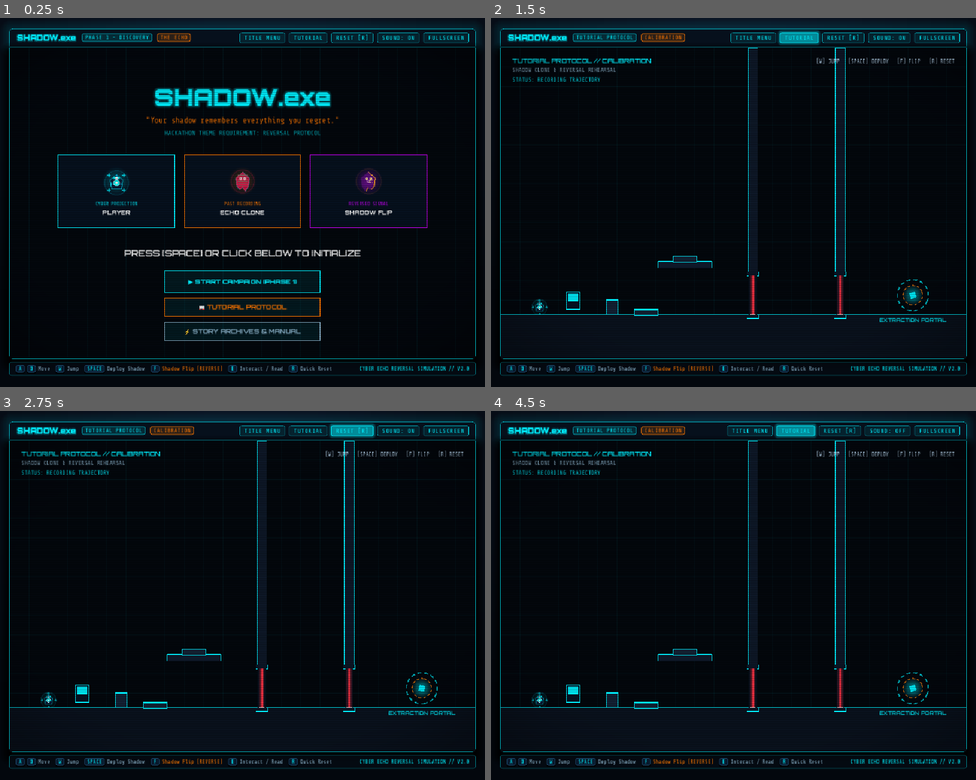
Above: before the commit, frames 1-4 (two rows, left to right).
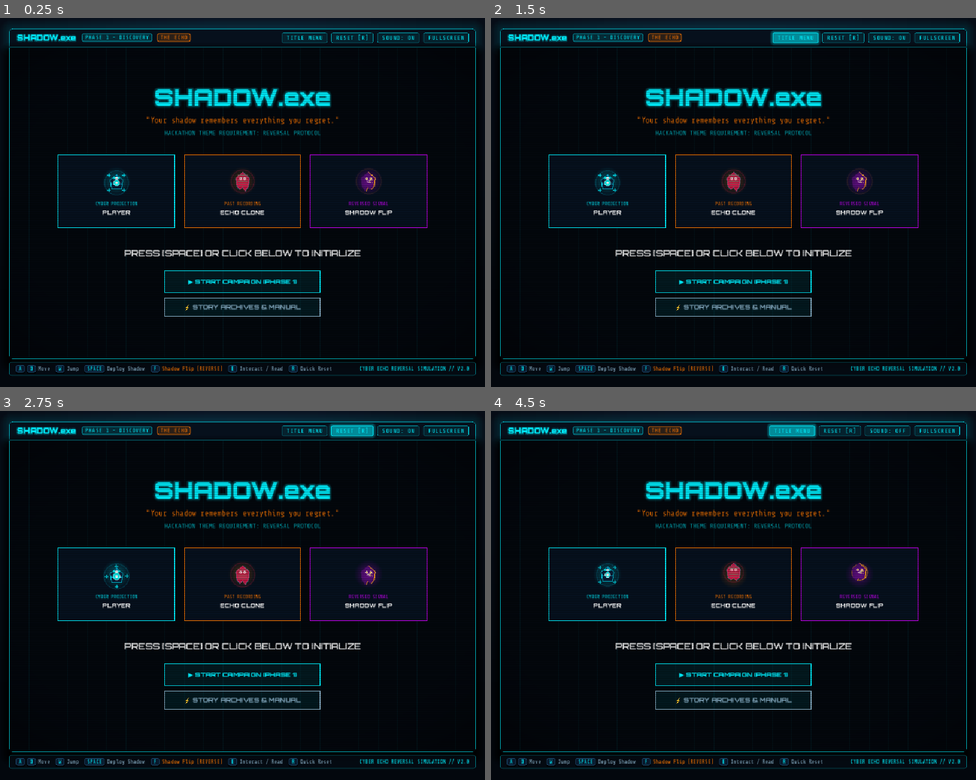
Above: after the commit, the same moments.

Repository: kirtansukhadiya/SHADOW.exe
Game: Godot game, scene res://scenes/WebGame.tscn
Two runs of this game, one before a commit and one after it. Both use one fixed random seed, a clock stepped at 60 frames per second and the inputs below.
Inputs (mouse positions are in pixels of both pictures, inside the frame that each line leads up to):
- Up to frame 1 (0.25 s): no input
- Up to frame 2 (1.5 s): click "TITLE MENU" at 0.5 s; click (801, 36) at 1.25 s, where only the run before the commit has a clickable "TUTORIAL"
- Up to frame 3 (2.75 s): click "RESET [R]" at 2 s
- Up to frame 4 (4.5 s): click "SOUND: ON" at 2.75 s; click "TITLE MENU" at 3.5 s; click (796, 429) at 4.25 s, where only the run before the commit has a clickable "TUTORIAL"

The runs differ from the first frame. In frame 1, 0.9% of the frame differs, in the area x 33-67%, y 3-88%; in frame 2, 8.3%, in the area x 2-98%, y 3-83%; in frame 3, 8.3%; in frame 4, 8.3%.

Commit message:
Rebuild level 1 so the Shadow Flip (reverse) is mandatory
The old level could be finished with a forward echo alone. New layout:
Door 1 needs Plate B and Door 2 needs Plate A, but Plate A sits on a
one-way spawn ledge (180px drop, jump ~133px), so every recording visits
A before B. A forward replay presses them in the wrong order; flipping
walks the echo back over B and then up to A.

- Keep only level 1 for now (tutorial and phases 2-3 removed)
- Remove the tutorial buttons from the title screen and top bar
- Manual and terminal text point players to the reverse mechanic

Diff:
--- a/scripts/web_game.gd
+++ b/scripts/web_game.gd
@@ -32,127 +32,48 @@
 
 enum State { MENU, PLAYING, VICTORY }
 
-# Level definitions copied from the web build.
+# Level definitions. Every level must REQUIRE the Shadow Flip (theme: REVERSE).
+# (Tutorial and phases 2-3 were removed while levels are being rebuilt;
+# they are in git history before this change.)
 const LEVELS := [
-	# LEVEL 0: TUTORIAL PROTOCOL
-	{
-		"name": "TUTORIAL PROTOCOL",
-		"phase": "CALIBRATION",
-		"subtitle": "SHADOW CLONE & REVERSAL REHEARSAL",
-		"spawn": [80, 520],
-		"solids": [
-			[0, 550, 960, 90, "#0a121e"],
-			[218, 520, 24, 30, "#142236"],
-			[325, 440, 110, 14, "#101c2e"],
-			[510, 0, 20, 470, "#0e1828"],
-			[690, 0, 20, 470, "#0e1828"],
-		],
-		"plates": [
-			{"id": "p1", "x": 380, "y": 436, "w": 48, "h": 12, "doors": ["d1"], "release_delay": 0.5},
-			{"id": "p2", "x": 300, "y": 546, "w": 48, "h": 12, "doors": ["d2"], "release_delay": 0.5},
-		],
-		"doors": [
-			{"id": "d1", "x": 520, "y": 510, "w": 16, "h": 80},
-			{"id": "d2", "x": 700, "y": 510, "w": 16, "h": 80},
-		],
-		"terminal": {
-			"x": 150, "y": 535,
-			"title": "TUTORIAL PROTOCOL LOG",
-			"text": "1. Walk [A/D] and Jump [W] onto the raised platform to touch Plate 1.\n2. Return to the lower floor. Press [SPACE] to deploy your Shadow clone!\n3. While your shadow steps on Plate 1, pass Door 1, then press [F] to REVERSE your shadow back onto Plate 2!",
-		},
-		"exit": [850, 510],
-	},
-	# LEVEL 1: PHASE 1 - DISCOVERY (THE ECHO)
+	# PHASE 1 - DISCOVERY (THE ECHO)
+	# Why reversal is mandatory:
+	#  - Door 1 needs Plate B, Door 2 needs Plate A, and the doors come in that
+	#    order (B first, then A).
+	#  - Plate A is on the spawn ledge; the drop to the lower floor (180px) is
+	#    higher than a jump (~133px), so any recording visits A before B.
+	#  - A forward replay presses A then B (wrong order) and parks at the
+	#    deploy point, which can't be Plate A (the path must continue to B).
+	#  - Flipping walks the echo back over B (Door 1) and then up to A (Door 2).
 	{
 		"name": "PHASE 1 - DISCOVERY",
 		"phase": "THE ECHO",
-		"subtitle": "ECHO DETECTED. REVERSE SYNCHRONIZATION ACTIVE.",
-		"spawn": [70, 520],
+		"subtitle": "ECHO DETECTED. ITS ORDER IS WRONG. REVERSE IT.",
+		"spawn": [50, 353],
 		"solids": [
-			[0, 550, 180, 90, "#0a121e"],
-			[540, 550, 420, 90, "#0a121e"],
-			[550, 0, 200, 430, "#0d1829"],
-			[205, 480, 90, 160, "#0c1626"],
-			[315, 400, 110, 240, "#0c1626"],
-			[450, 480, 80, 160, "#0c1626"],
+			[0, 370, 300, 270, "#0c1626"],    # Spawn ledge (180px above the floor: one-way drop)
+			[300, 550, 660, 90, "#0a121e"],   # Lower floor
+			[590, 0, 220, 430, "#0d1829"],    # Airlock roof over Doors 1 & 2
 		],
 		"plates": [
-			{"id": "p1", "x": 370, "y": 396, "w": 48, "h": 12, "doors": ["d1"], "release_delay": 0.5},
-			{"id": "p2", "x": 110, "y": 546, "w": 48, "h": 12, "doors": ["d2"], "release_delay": 0.5},
+			{"id": "pA", "x": 210, "y": 366, "w": 48, "h": 12, "doors": ["d2"], "release_delay": 0.5},  # Plate A (ledge)
+			{"id": "pB", "x": 430, "y": 546, "w": 48, "h": 12, "doors": ["d1"], "release_delay": 0.5},  # Plate B (floor)
 		],
 		"doors": [
-			{"id": "d1", "x": 560, "y": 490, "w": 18, "h": 120},
-			{"id": "d2", "x": 740, "y": 490, "w": 18, "h": 120},
+			{"id": "d1", "x": 600, "y": 490, "w": 18, "h": 120},
+			{"id": "d2", "x": 800, "y": 490, "w": 18, "h": 120},
 		],
 		"terminal": {
-			"x": 150, "y": 535,
+			"x": 120, "y": 355,
 			"title": "ARCHIVE 01: SYSTEM AWAKENING",
-			"text": "ARCHIVE 01: SUBJECT AWAKENED IN CORRUPTED SECTOR 1.\nFALLING INTO THE VOID WILL RESTART YOUR SEQUENCE.\nCOOPERATE WITH YOUR PAST: DEPLOY [SPACE] FOR DOOR 1, THEN FLIP [F] FOR DOOR 2!",
+			"text": "ARCHIVE 01: SUBJECT AWAKENED IN CORRUPTED SECTOR 1.\nTHE LEDGE BELOW IS ONE-WAY. YOUR ECHO REPLAYS YOUR STEPS IN THE ORDER YOU TOOK THEM.\nTHE AIRLOCK DEMANDS THE OPPOSITE ORDER. DEPLOY [SPACE], THEN REVERSE TIME [F].",
 		},
-		"exit": [850, 500],
-	},
-	# LEVEL 2: PHASE 2 - DOUBT (THE OPPOSITE)
-	{
-		"name": "PHASE 2 - DOUBT",
-		"phase": "THE OPPOSITE",
-		"subtitle": "WARNING: ORIGINAL SIGNAL NOT FOUND.",
-		"spawn": [70, 520],
-		"solids": [
-			[0, 550, 960, 90, "#0a121e"],
-			[540, 0, 210, 470, "#0d1829"],
-			[130, 450, 100, 14, "#101c2e"],
-			[260, 350, 100, 14, "#101c2e"],
-			[390, 260, 100, 14, "#101c2e"],
-		],
-		"plates": [
-			{"id": "p1", "x": 440, "y": 256, "w": 48, "h": 12, "doors": ["d1"], "release_delay": 0.5},
-			{"id": "p2", "x": 150, "y": 546, "w": 48, "h": 12, "doors": ["d2"], "release_delay": 0.5},
-		],
-		"doors": [
-			{"id": "d1", "x": 550, "y": 510, "w": 16, "h": 80},
-			{"id": "d2", "x": 740, "y": 510, "w": 16, "h": 80},
-		],
-		"terminal": {
-			"x": 620, "y": 535,
-			"title": "ARCHIVE 02: SIGNAL ANOMALY",
-			"text": "ARCHIVE 02: WARNING: THE SIGNAL YOU ARE TRACING DOES NOT ORIGINATE FROM YOU.\nWHO IS THE ARCHIVE, AND WHO IS THE PROGRAM?",
-		},
-		"exit": [870, 510],
-	},
-	# LEVEL 3: PHASE 3 - REVELATION (THE ORIGINAL)
-	{
-		"name": "PHASE 3 - REVELATION",
-		"phase": "THE ORIGINAL",
-		"subtitle": "IDENTITY ERROR: YOU ARE THE ECHO.",
-		"spawn": [70, 520],
-		"solids": [
-			[0, 550, 960, 90, "#0a121e"],
-			[450, 0, 20, 470, "#0d1829"],
-			[670, 0, 20, 470, "#0d1829"],
-			[810, 0, 20, 470, "#0d1829"],
-			[130, 450, 100, 14, "#101c2e"],
-			[265, 360, 110, 14, "#101c2e"],
-		],
-		"plates": [
-			{"id": "p1", "x": 160, "y": 546, "w": 48, "h": 12, "doors": ["d1", "d3"], "release_delay": 0.5},
-			{"id": "p2", "x": 320, "y": 356, "w": 48, "h": 12, "doors": ["d2"], "release_delay": 0.5},
-		],
-		"doors": [
-			{"id": "d1", "x": 460, "y": 510, "w": 16, "h": 80},
-			{"id": "d2", "x": 680, "y": 510, "w": 16, "h": 80},
-			{"id": "d3", "x": 820, "y": 510, "w": 16, "h": 80},
-		],
-		"terminal": {
-			"x": 750, "y": 535,
-			"title": "ARCHIVE 03: CLASSIFIED TRUTH",
-			"text": "ARCHIVE 03: SYSTEM RESET PURGED THE MASTER RECORD.\nTHE BLUE FORM IS AN EMISSION. YOU ARE THE ECHO.\nTHE RED SHADOW WAS YOU.",
-		},
-		"exit": [900, 510],
+		"exit": [890, 500],
 	},
 ]
 
 const MANUAL_TITLE := "SHADOW.exe MANUAL // REVERSAL PROTOCOL"
-const MANUAL_TEXT := "MISSION DIRECTIVE:\n1. [W] or [UP] to  …(207 unchanged characters)… for SHADOW FLIP: time-reverses the clone's trajectory, sending it backward to unlock the second airlock door!\n5. Reaching the Extraction Portal triggers sector advance."
+const MANUAL_TEXT := "MISSION DIRECTIVE:\n1. [W] or [UP] to  …(207 unchanged characters)… for SHADOW FLIP: time-reverses the clone, so it revisits your steps in the opposite order. Every sector requires it.\n5. Reaching the Extraction Portal triggers sector advance."
 
 # --- GLOBAL STATE ---
 var game_state: State = State.MENU
@@ -204,7 +125,7 @@
 	add_child(_audio)
 	_build_page()
 	# Initialize (web: loadLevel(1); gameState = MENU)
-	load_level(1)
+	load_level(0)
 	game_state = State.MENU
 
 
@@ -273,7 +194,7 @@
 	var controls := HBoxContainer.new()
 	controls.add_theme_constant_override("separation", 8)
 	row.add_child(controls)
-	for spec in [["TITLE MENU", _on_nav_menu], ["TUTORIAL", _on_nav_tutorial], ["RESET [R]", _on_nav_restart],
+	for spec in [["TITLE MENU", _on_nav_menu], ["RESET [R]", _on_nav_restart],
 			["SOUND: ON", _on_nav_sound], ["FULLSCREEN", _on_nav_fullscreen]]:
 		var b := Button.new()
 		b.text = spec[0]
@@ -870,8 +791,7 @@
 
 	_text("PRESS [SPACE] OR CLICK BELOW TO INITIALIZE", CANVAS_W / 2.0, 430, UI.orbitron(600), 18, Color.WHITE, 1)
 	_draw_menu_button(CANVAS_W / 2.0 - 160, 460, 320, 44, "▶ START CAMPAIGN (PHASE 1)", UI.CYAN)
-	_draw_menu_button(CANVAS_W / 2.0 - 160, 515, 320, 38, "📖 TUTORIAL PROTOCOL", UI.ORANGE)
-	_draw_menu_button(CANVAS_W / 2.0 - 160, 565, 320, 38, "⚡ STORY ARCHIVES & MANUAL", UI.TEXT_MUTED)
+	_draw_menu_button(CANVAS_W / 2.0 - 160, 515, 320, 38, "⚡ STORY ARCHIVES & MANUAL", UI.TEXT_MUTED)
 
 
 func _draw_card(x: float, y: float, w: float, h: float, color: Color, tag: String, title: String, row: int, time: float) -> void:
@@ -917,7 +837,7 @@
 		if game_state == State.MENU:
 			if code == KEY_SPACE or code == KEY_ENTER:
 				game_state = State.PLAYING
-				load_level(1)
+				load_level(0)
 			return
 		if game_state == State.VICTORY:
 			if code in [KEY_SPACE, KEY_ENTER, KEY_ESCAPE]:
@@ -953,11 +873,8 @@
 	if game_state == State.MENU:
 		if in_x and p.y >= 460 and p.y <= 504:
 			game_state = State.PLAYING
-			load_level(1)
+			load_level(0)
 		elif in_x and p.y >= 515 and p.y <= 553:
-			game_state = State.PLAYING
-			load_level(0)
-		elif in_x and p.y >= 565 and p.y <= 603:
 			_modal.open(MANUAL_TITLE, MANUAL_TEXT)
 	elif game_state == State.VICTORY:
 		if p.x >= CANVAS_W / 2.0 - 140 and p.x <= CANVAS_W / 2.0 + 140 and p.y >= 460 and p.y <= 508:
@@ -966,11 +883,6 @@
 
 func _on_nav_menu() -> void:
 	game_state = State.MENU
-
-
-func _on_nav_tutorial() -> void:
-	game_state = State.PLAYING
-	load_level(0)
 
 
 func _on_nav_restart() -> void:
